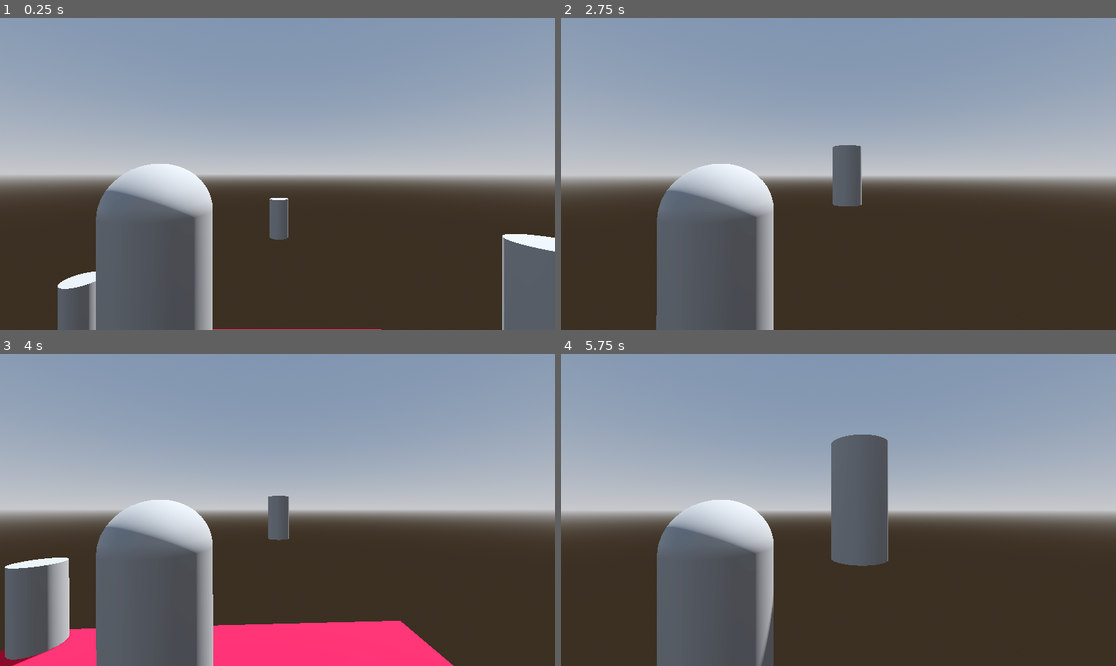
Above: before the commit, frames 1-4 (two rows, left to right).
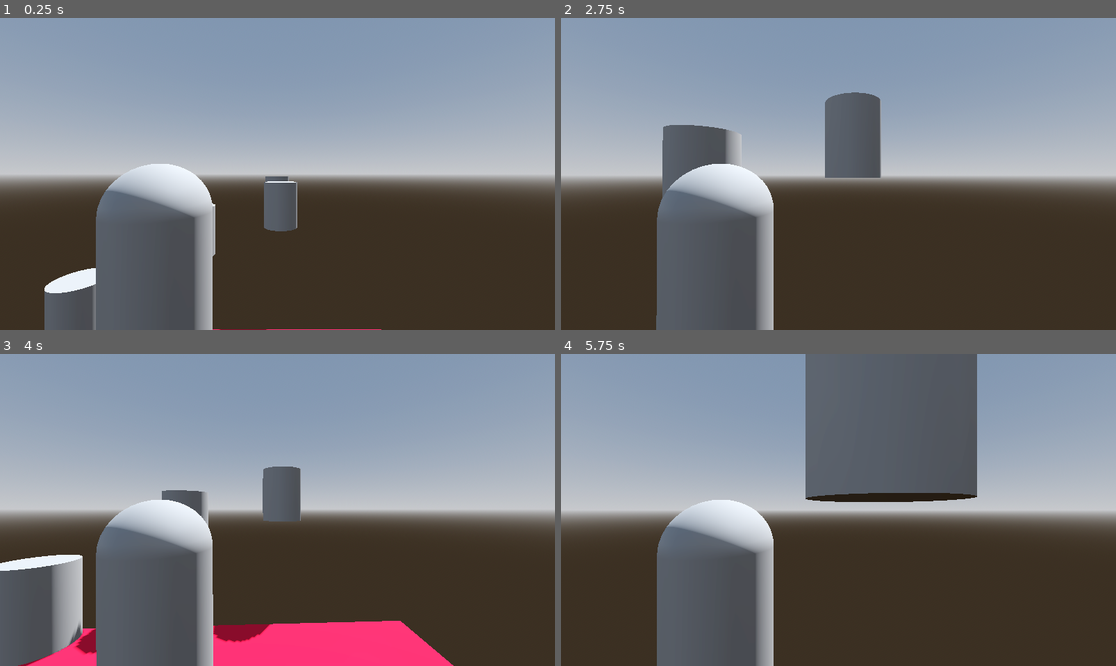
Above: after the commit, the same moments.

Repository: felixfelixwal/parcour
Game: Godot game, scene res://mesh_instance_3d.tscn
The game is run twice, just before and just after one commit, with the same random seed, the same clock (stepped at 60 frames per second) and the same inputs. This scene is started directly instead of the project's main scene.
Inputs (mouse positions are in pixels of both pictures, inside the frame that each line leads up to):
- Up to frame 1 (0.25 s): no input
- Up to frame 2 (2.75 s): move the mouse to (866, 174) at 0.52 s; hold Shift (sprint) 0.53-1.28 s; hold W (move_forward) from 0.53 s (still down); tap Space (jump) at 0.77, 1.52 s; move the mouse to (810, 174) at 1.27 s; tap Shift (sprint) at 1.35 s; tap Enter at 2 s; move the mouse to (849, 167) at 2.02 s; hold Shift (sprint) from 2.03 s (still down)
- Up to frame 3 (4 s): keep holding W (move_forward); move the mouse to (271, 516) at 2.77 s; release Shift (sprint) at 2.78 s; tap Shift (sprint) at 2.85 s; tap Space (jump) at 3.02, 3.5, 3.77 s; move the mouse to (316, 513) at 3.52 s; hold Shift (sprint) from 3.53 s (still down)
- Up to frame 4 (5.75 s): keep holding W (move_forward); move the mouse to (794, 506) at 4.27 s; release Shift (sprint) at 4.28 s; tap Shift (sprint) at 4.35 s; tap Space (jump) at 4.52 s; tap Enter at 5 s; move the mouse to (844, 510) at 5.02 s; hold Shift (sprint) from 5.03 s (still down)

The runs differ from the first frame. In frame 1, 4.4% of the frame differs, in the area x 8-100%, y 50-100%; in frame 2, 4.5%; in frame 3, 4.5%; in frame 4, 15%, in the area x 36-75%, y 0-100%.

Commit message:
Update mesh_instance_3d.tscn

Diff:
--- a/parcour/mesh_instance_3d.tscn
+++ b/parcour/mesh_instance_3d.tscn
@@ -91,7 +91,7 @@
 [node name="Map" type="Node3D" parent="."]
 
 [node name="MeshInstance3D2" type="MeshInstance3D" parent="Map"]
-transform = Transform3D(1, 0, 0, 0, 1, 0, 0, 0, 1, -4.4, 1.1, -4.3)
+transform = Transform3D(1.5, 0, 0, 0, 1, 0, 0, 0, 1.5, -4.4, 1.12345, -4.3)
 mesh = SubResource("CylinderMesh_wmqpa")
 skeleton = NodePath("../..")
 
@@ -101,7 +101,7 @@
 shape = SubResource("ConcavePolygonShape3D_dggpd")
 
 [node name="MeshInstance3D3" type="MeshInstance3D" parent="Map"]
-transform = Transform3D(1, 1.96468e-05, 0.000223344, -1.981e-05, 1, 0.00070962, -0.000223328, -0.000709621, 1, 1.61037, 2.98561, -8.88805)
+transform = Transform3D(1.5, 1.96515e-05, 0.000335013, -2.9715e-05, 1, 0.00106442, -0.000334992, -0.000709621, 1.5, -1.80838, 2.98561, -6.5199)
 mesh = SubResource("CylinderMesh_wlnqo")
 skeleton = NodePath("../..")
 
@@ -111,7 +111,7 @@
 shape = SubResource("ConcavePolygonShape3D_uossd")
 
 [node name="MeshInstance3D8" type="MeshInstance3D" parent="Map"]
-transform = Transform3D(1, 0, 0, 0, 1, 0, 0, 0, 1, 5.67596, 3.2473, -1.21291)
+transform = Transform3D(1.5, 0, 0, 0, 1, 0, 0, 0, 1.5, 1.66992, 3.93892, -7.26353)
 mesh = SubResource("CylinderMesh_wlnqo")
 skeleton = NodePath("../..")
 
@@ -121,7 +121,7 @@
 shape = SubResource("ConcavePolygonShape3D_uossd")
 
 [node name="MeshInstance3D9" type="MeshInstance3D" parent="Map"]
-transform = Transform3D(1, 0, 0, 0, 1, 0, 0, 0, 1, 5.67596, 3.2473, 5.96782)
+transform = Transform3D(1.5, 0, 0, 0, 1, 0, 0, 0, 1.5, 1.5125, 4.14953, -11.084)
 mesh = SubResource("CylinderMesh_wlnqo")
 skeleton = NodePath("../..")
 
